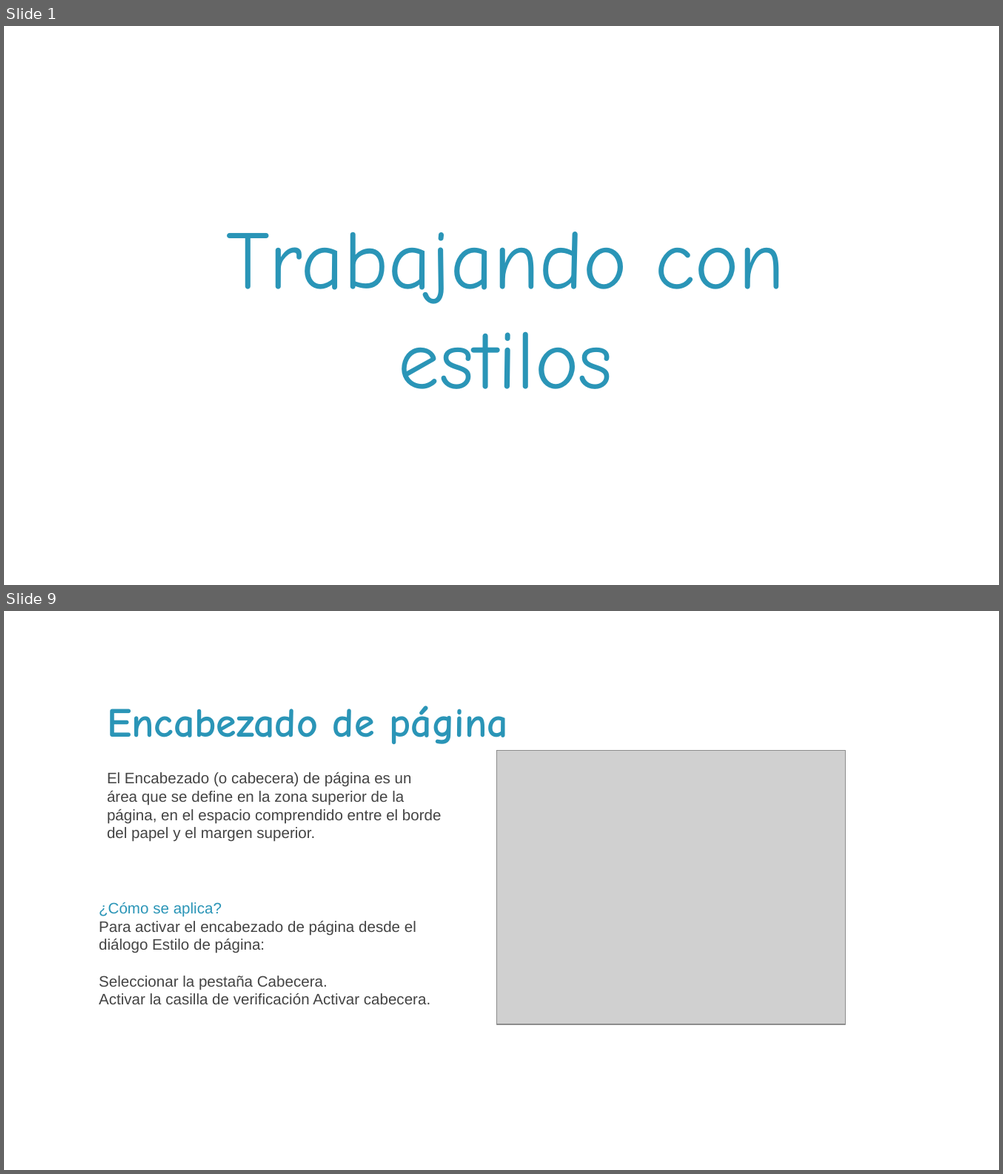
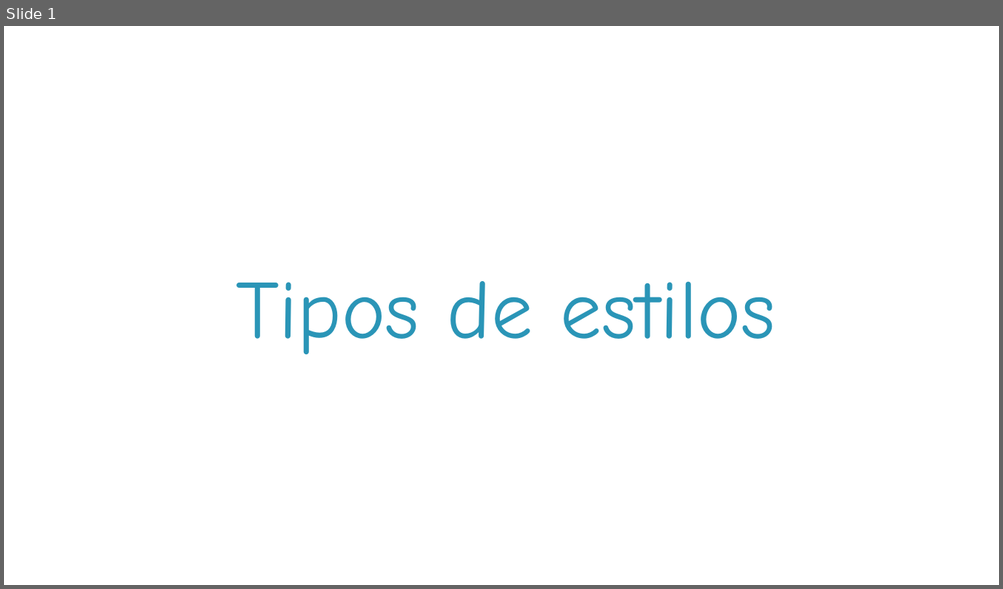
Before and after one commit to transpa1416/tigali, a slide deck: public/downloads/writer/module03/M03Topic01.pptx. Shown one above the other, each under a label of ours: slides 1 and 9 before the commit, slide 1 after it; the slides between them are not shown. The pictures are 1003x1174 and 1003x589 pixels, drawn with LibreOffice and Linux fonts; fonts in the diff are those of the drawing; grey boxes stand for pictures; background and template pictures are left out. Boxes give left, top, right and bottom in pixels: in the first picture for what was removed or moved away, otherwise in the second. Text is boxed around its words. In the diff, an @@ line names an element or a change of style, - is before the commit and + after.

```diff
--- a/public/downloads/writer/module03/M03Topic01.pptx
+++ b/public/downloads/writer/module03/M03Topic01.pptx
@@ slide 9 removed at [4,611,999,1170], background picture (left out) @@
@@ text removed at [107,706,509,751] @@
-Encabezado de página
@@ picture removed at [496,750,845,1025] @@
@@ text removed at [107,772,441,842] @@
-El Encabezado (o cabecera) de página es un área que se define en la zona superior de la página, en el espacio comprendido entre el borde del papel y el margen superior.
@@ text removed at [99,903,430,1005] @@
-¿Cómo se aplica?
-Para activar el encabezado de página desde el diálogo Estilo de página:
-Seleccionar la pestaña Cabecera.
-Activar la casilla de verificación Activar cabecera.
@@ page number removed at [939,1137,999,1170] @@
-9
@@ slide 1 changed as well @@
@@ title at [236,281,775,355]: text changed @@
-Trabajando con estilos
+Tipos de estilos
```
Also in this commit, not shown: 1 other slide changed, 11 slides added, 59 other slides removed, 16 other files.
